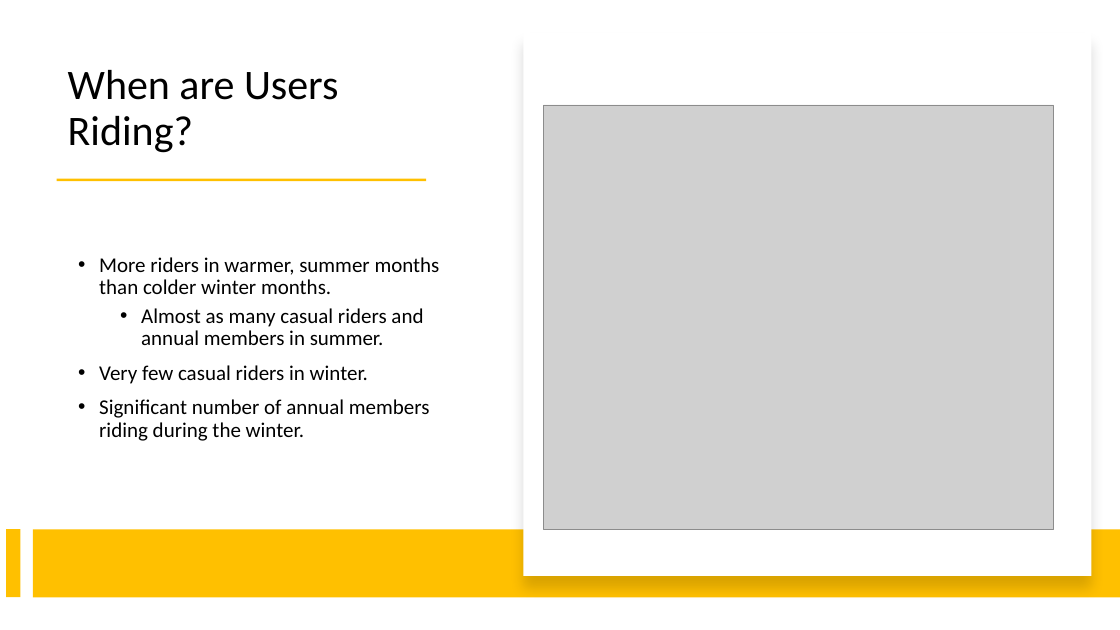
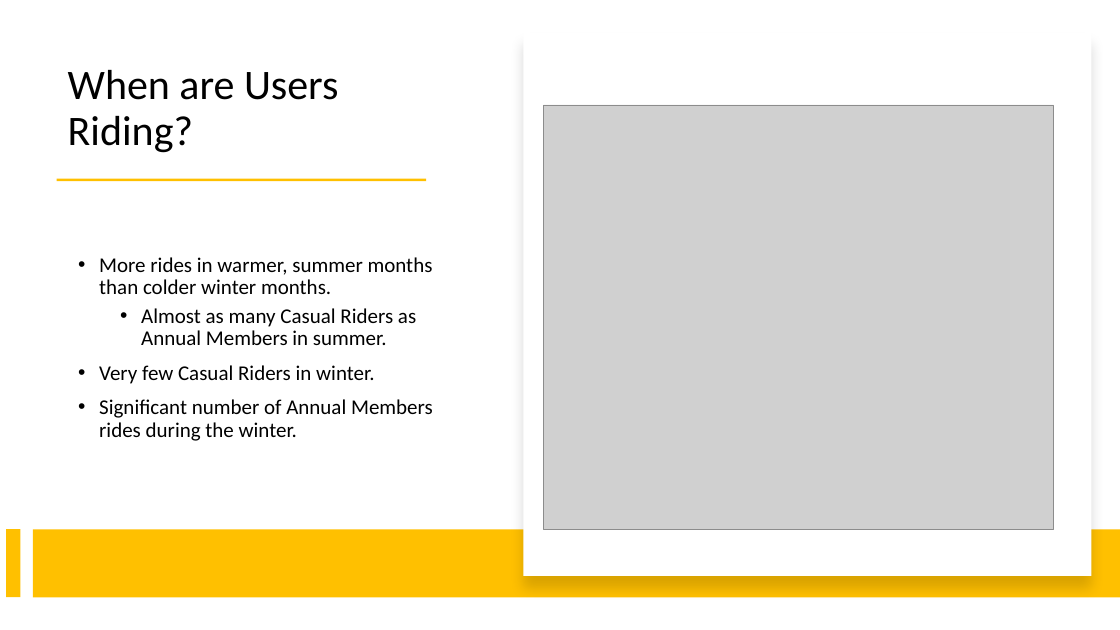
Before and after one commit to paulgreber/RideShareAnalysis, a slide deck: slide 7 of cyclistic_bike_share_analysis.pptx. Drawn at 1120x630 pixels with LibreOffice and Linux fonts; fonts in the diff are those of the drawing; grey boxes stand for pictures. Boxes give left, top, right and bottom in pixels: in the first picture for what was removed or moved away, otherwise in the second. Text is boxed around its words. In the diff, an @@ line names an element or a change of style, - is before the commit and + after.

```diff
--- a/cyclistic_bike_share_analysis.pptx
+++ b/cyclistic_bike_share_analysis.pptx
@@ text at <box>99,257,433,441</box>: text changed @@
-• More riders in warmer, summer months than colder winter months.
-  • Almost as many casual riders and annual members in summer.
-• Very few casual riders in winter.
-• Significant number of annual members riding during the winter.
+• More rides in warmer, summer months than colder winter months.
+  • Almost as many Casual Riders as Annual Members in summer.
+• Very few Casual Riders in winter.
+• Significant number of Annual Members rides during the winter.
```
Also in this commit, not shown: 6 other slides changed, 1 other file.
